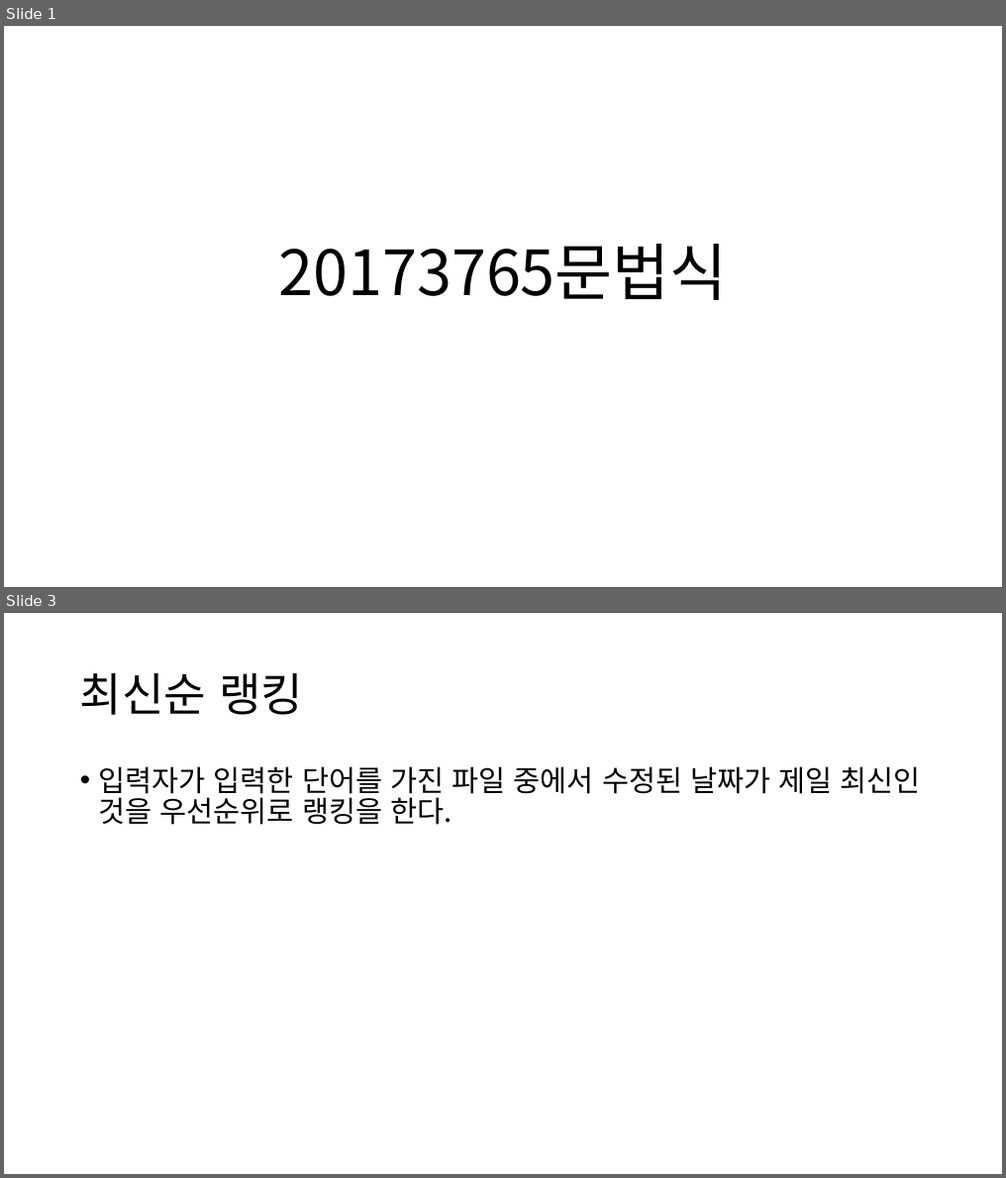
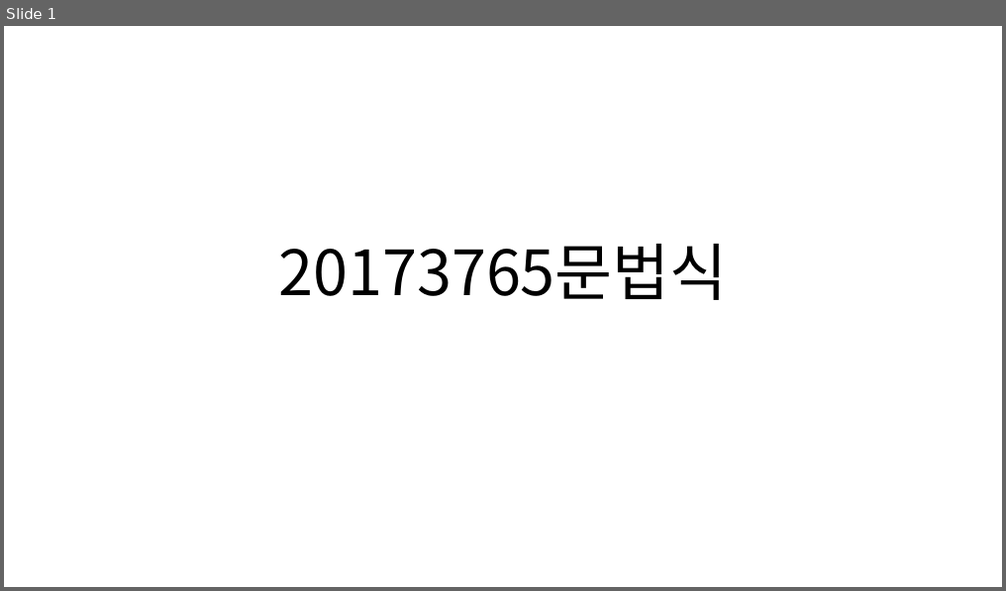
Before and after one commit to Beopsik/Beopsik, a slide deck: 20173765문법식.pptx. Shown one above the other, each under a label of ours: slides 1 and 3 before the commit, slide 1 after it; the slides between them are not shown. The pictures are 1006x1178 and 1006x591 pixels, drawn with LibreOffice and Linux fonts; fonts in the diff are those of the drawing. Boxes give left, top, right and bottom in pixels: in the first picture for what was removed or moved away, otherwise in the second. Text is boxed around its words. In the diff, an @@ line names an element or a change of style, - is before the commit and + after.

```diff
--- a/20173765문법식.pptx
+++ b/20173765문법식.pptx
@@ slide 3 removed at [4, 613, 1002, 1174], background #FFFFFF @@
@@ title removed at [80, 672, 303, 715] @@
-최신순 랭킹
@@ text removed at [99, 766, 921, 825] @@
-• 입력자가 입력한 단어를 가진 파일 중에서 수정된 날짜가 제일 최신인 것을 우선순위로 랭킹을 한다.
```
Also in this commit, not shown: 3 slides changed.
